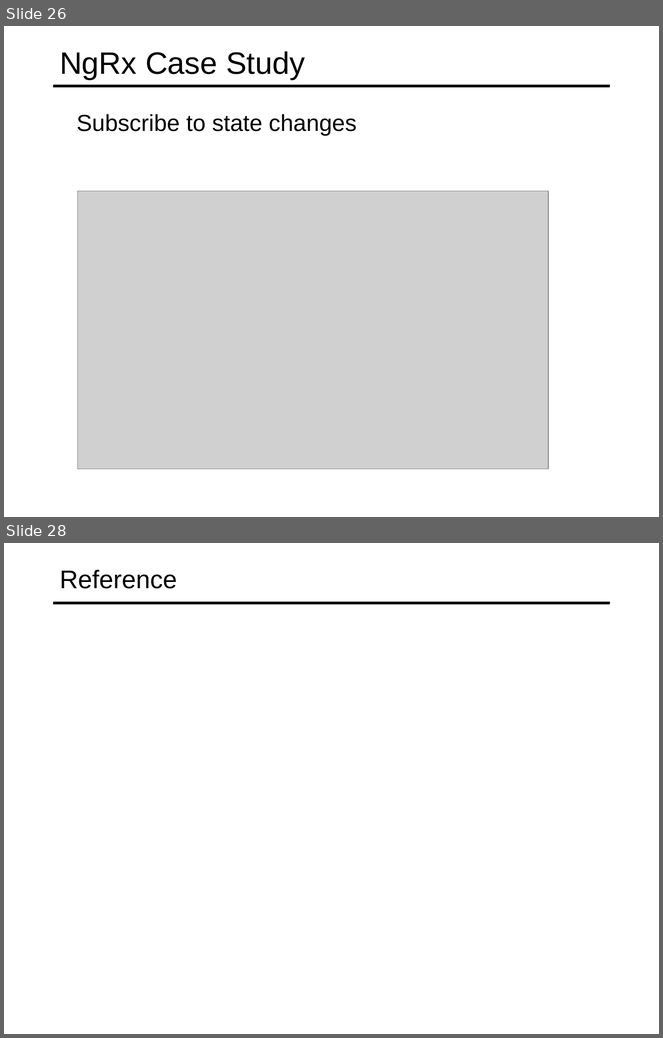
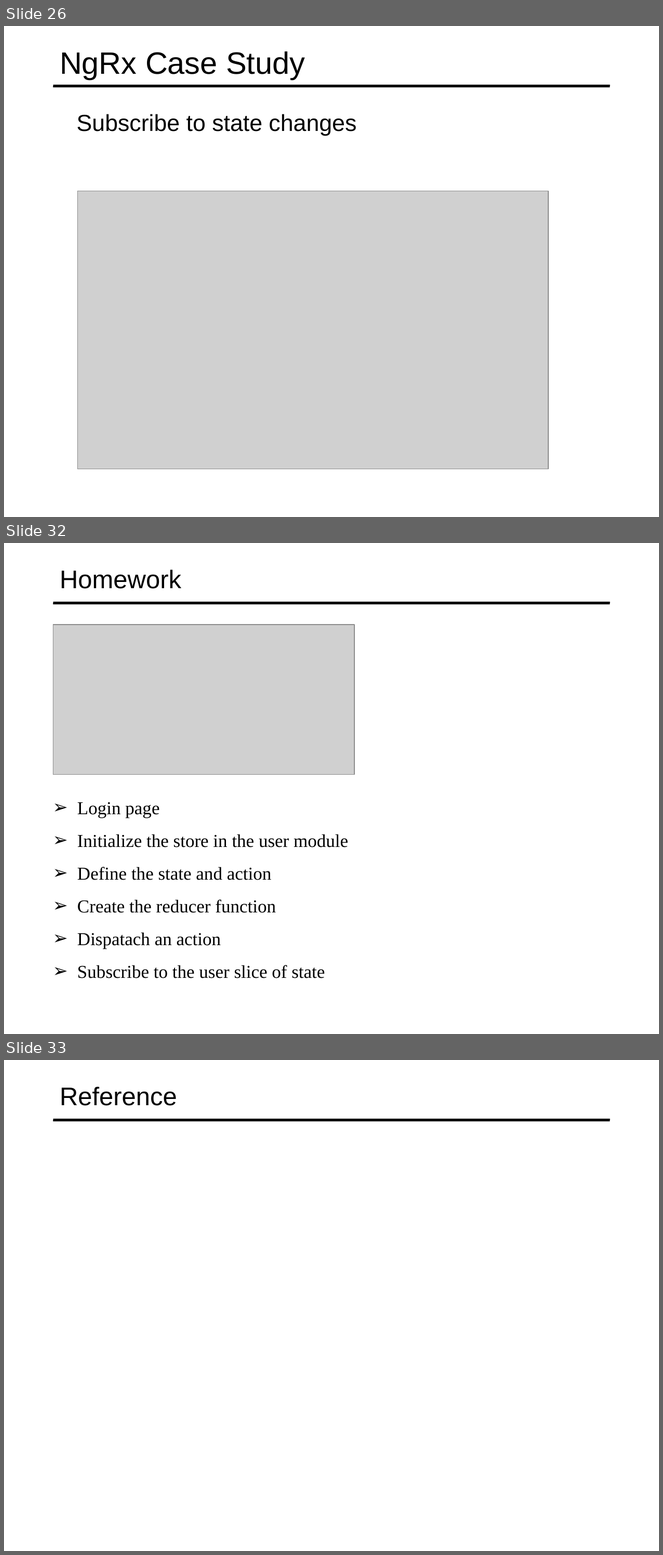
Before and after one commit to specter01wj/Jago_Link_Training, a slide deck: Angular/Interview Lectures/NGRX/Angular_NGRX.ppt. Shown one above the other, each under a label of ours: slides 26 and 28 before the commit, slides 26, 32 and 33 after it; the slides between them are not shown. The pictures are 663x1038 and 663x1555 pixels, drawn with LibreOffice and Linux fonts; fonts in the diff are those of the drawing; grey boxes stand for pictures. Boxes give left, top, right and bottom in pixels: in the first picture for what was removed or moved away, otherwise in the second. Text is boxed around its words. In the diff, an @@ line names an element or a change of style, - is before the commit and + after.

```diff
--- a/Angular/Interview Lectures/NGRX/Angular_NGRX.ppt
+++ b/Angular/Interview Lectures/NGRX/Angular_NGRX.ppt
@@ slide 32 added at (4,543,659,1034), background #FFFFFF; not listed: 1 template element that a slide beside it also shows @@
@@ title added at (60,570,181,589), 28 pt, text #000000 @@
+Homework
@@ picture added at (53,625,354,775) @@
@@ text added at (77,802,348,979), 20 pt, text #000000 @@
+➢ Login page
+➢ Initialize the store in the user module
+➢ Define the state and action
+➢ Create the reducer function
+➢ Dispatach an action
+➢ Subscribe to the user slice of state
@@ what was slide 28 is now slide 33 @@
```
Also in this commit, not shown: 5 other slides added, 1 slide removed, 5 other files.
